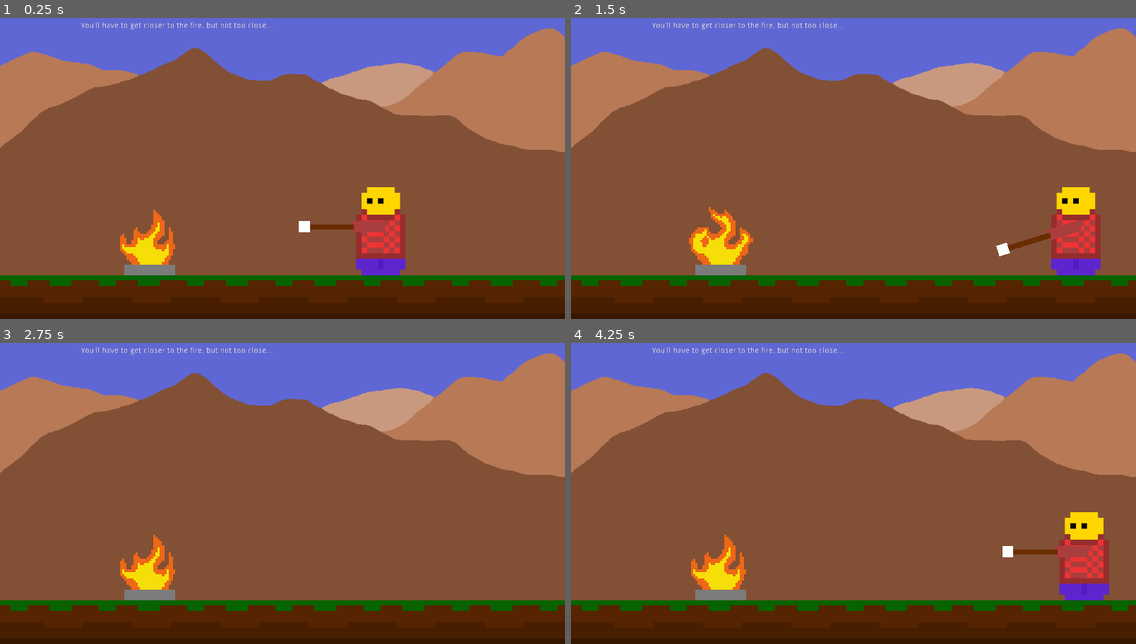
Above: before the commit, frames 1-4 (two rows, left to right).
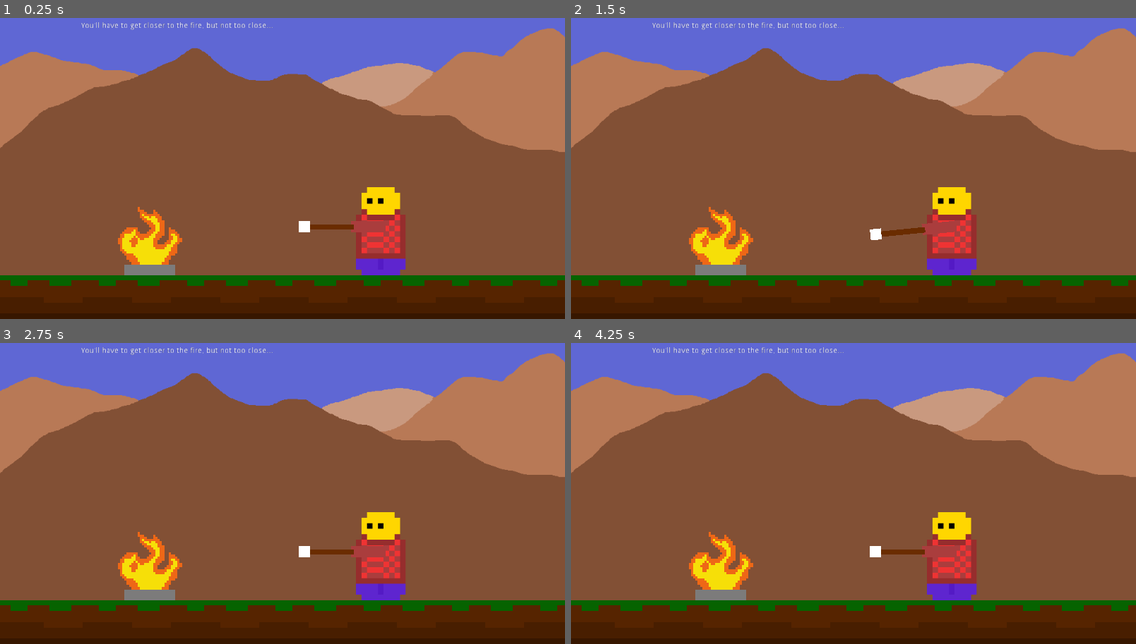
Above: after the commit, the same moments.

Repository: sgerpdx/smore-demo
Game: Godot game, scene res://Scenes/main.tscn
The game is run twice, just before and just after one commit, with the same random seed, the same clock (stepped at 60 frames per second) and the same inputs.
Inputs:
- Up to frame 1 (0.25 s): no input
- Up to frame 2 (1.5 s): hold Right (right) 0.53-1.28 s; hold Space (space, bound only after the commit) 0.53-1.28 s; hold Down (down) from 1.28 s (still down); tap Space (space, bound only after the commit) at 1.35 s
- Up to frame 3 (2.75 s): release Down (down) at 2.03 s; hold Right (right) from 2.03 s (still down); hold Space (space, bound only after the commit) from 2.03 s (still down)
- Up to frame 4 (4.25 s): release Right (right) at 2.78 s; release Space (space, bound only after the commit) at 2.78 s; hold Up (up) 2.78-3.53 s; tap Space (space, bound only after the commit) at 2.85 s; hold Left (left) from 3.53 s (still down); hold Space (space, bound only after the commit) from 3.53 s (still down)

The runs differ from the first frame. In frame 1, 0.3% of the frame differs, in the area x 20-33%, y 62-79%; in frame 2, 5.1%; in frame 3, 2.9%; in frame 4, 5.4%, in the area x 20-96%, y 56-86%.

Commit message:
game restart added

Diff:
--- a/project/Scenes/Campfire.tscn
+++ b/project/Scenes/Campfire.tscn
@@ -22,7 +22,7 @@
 [node name="AnimatedSprite" type="AnimatedSprite" parent="."]
 frames = ExtResource( 1 )
 animation = "flames"
-frame = 4
+frame = 3
 playing = true
 
 [connection signal="body_entered" from="." to="." method="_on_Campfire_body_entered"]
--- a/project/Scripts/Campfire.gd
+++ b/project/Scripts/Campfire.gd
@@ -2,6 +2,7 @@
 
 onready var marshmallow = get_parent().get_node("player/Player/Arm/Sprite2/Marshmallow_K2D/camping-marshmallow")
 onready var message = get_parent().get_node("Feedback/SkyText")
+onready var game = get_parent()
 var marshFire = load("res://Scenes/Fire.tscn")
 
 var donenessSpeed = 1
@@ -35,6 +36,7 @@
 		cooking = false
 	burnValue = 0
 
+
 func _process(delta):
 	if cooking:
 		if doneness < 9:
@@ -44,7 +46,10 @@
 			marshmallow.modulate = burnColorDict[int(round(doneness))]
 	if burnValue >= burnThreshold and not burnt:
 		print("Your marshmallow is on fire!")
-		message.text = "Your marshmallow burns!!!"
+		message.text = "Your marshmallow is burnt -- press the space bar to start over"
 		marshmallow.add_child(marshFire.instance())
 		marshmallow.modulate = Color(1, 1, 1)
 		burnt = true
+
+	if Input.is_action_pressed("space"):
+		get_tree().reload_current_scene()
--- a/project/project.godot
+++ b/project/project.godot
@@ -20,6 +20,18 @@
 
 [input]
 
+ui_accept={
+"deadzone": 0.5,
+"events": [ Object(InputEventKey,"resource_local_to_scene":false,"resource_name":"","device":0,"alt":false,"shift":false,"control":false,"meta":false,"command":false,"pressed":false,"scancode":16777221,"unicode":0,"echo":false,"script":null)
+, Object(InputEventKey,"resource_local_to_scene":false,"resource_name":"","device":0,"alt":false,"shift":false,"control":false,"meta":false,"command":false,"pressed":false,"scancode":16777222,"unicode":0,"echo":false,"script":null)
+, Object(InputEventJoypadButton,"resource_local_to_scene":false,"resource_name":"","device":0,"button_index":0,"pressure":0.0,"pressed":false,"script":null)
+ ]
+}
+ui_select={
+"deadzone": 0.5,
+"events": [ Object(InputEventJoypadButton,"resource_local_to_scene":false,"resource_name":"","device":0,"button_index":3,"pressure":0.0,"pressed":false,"script":null)
+ ]
+}
 up={
 "deadzone": 0.5,
 "events": [ Object(InputEventKey,"resource_local_to_scene":false,"resource_name":"","device":0,"alt":false,"shift":false,"control":false,"meta":false,"command":false,"pressed":false,"scancode":16777232,"unicode":0,"echo":false,"script":null)
@@ -40,6 +52,11 @@
 "events": [ Object(InputEventKey,"resource_local_to_scene":false,"resource_name":"","device":0,"alt":false,"shift":false,"control":false,"meta":false,"command":false,"pressed":false,"scancode":16777233,"unicode":0,"echo":false,"script":null)
  ]
 }
+space={
+"deadzone": 0.5,
+"events": [ Object(InputEventKey,"resource_local_to_scene":false,"resource_name":"","device":0,"alt":false,"shift":false,"control":false,"meta":false,"command":false,"pressed":false,"scancode":32,"unicode":0,"echo":false,"script":null)
+ ]
+}
 
 [layer_names]
 
